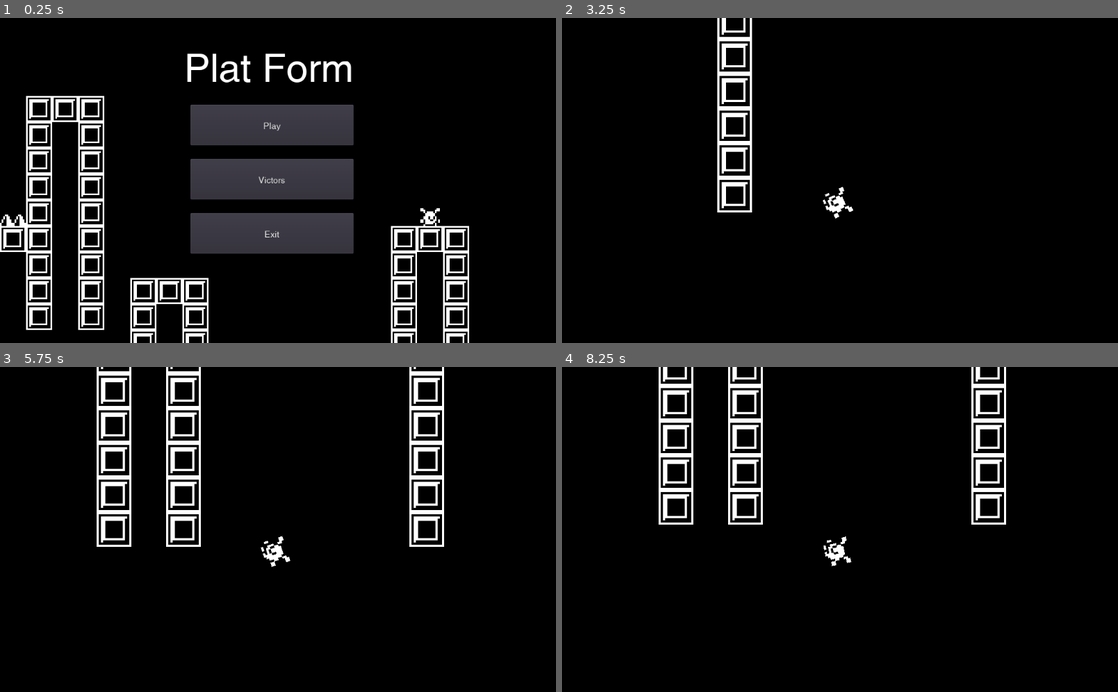
Above: before the commit, frames 1-4 (two rows, left to right).
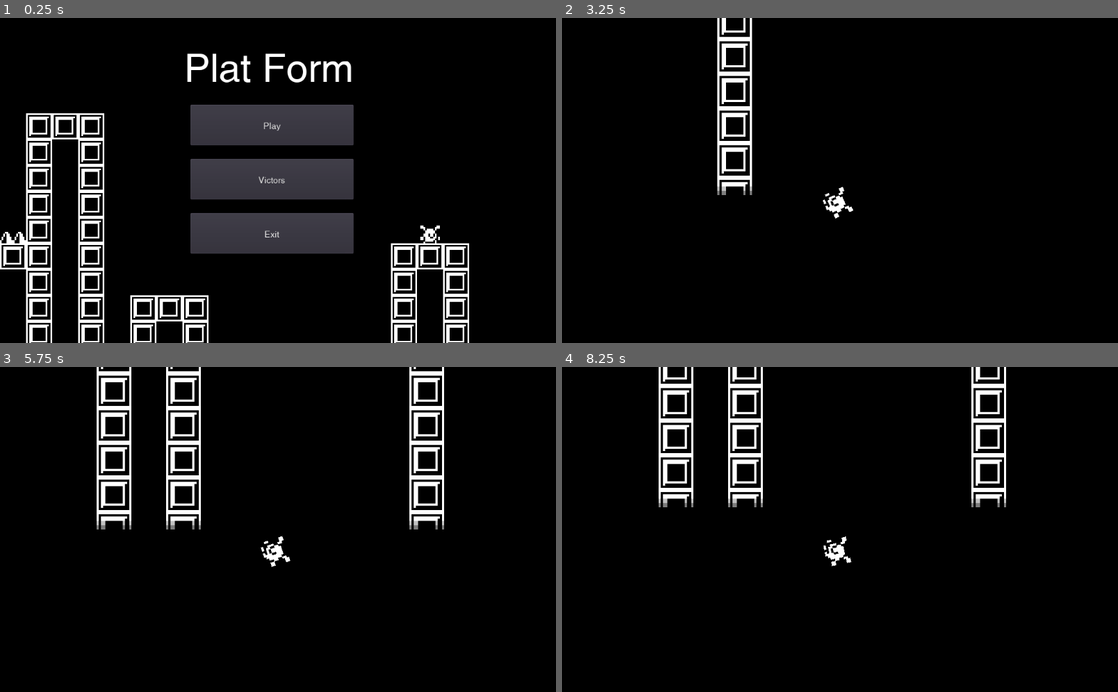
Above: after the commit, the same moments.

Repository: thomasapope/plat-form
Game: Godot game, scene res://scenes/Main.tscn
Two runs of this game, one before a commit and one after it. Both use one fixed random seed, a clock stepped at 60 frames per second and the inputs below.
Inputs (mouse positions are in pixels of both pictures, inside the frame that each line leads up to):
- Up to frame 1 (0.25 s): no input
- Up to frame 2 (3.25 s): click "Play" at 0.5 s; tap Enter at 1.25 s; move the mouse to (962, 164) at 1.27 s; hold D (right) 1.28-2.78 s; click (962, 164) at 1.42 s; tap W (jump) at 1.52, 2.27 s; move the mouse to (728, 196) at 2.02 s; move the mouse to (895, 109) at 2.77 s; hold A (left) from 2.78 s (still down)
- Up to frame 3 (5.75 s): move the mouse to (250, 594) at 3.52 s; release A (left) at 3.53 s; hold D (right) 3.53-5.03 s; click (250, 594) at 3.67 s; tap W (jump) at 3.77, 4.52, 5.27 s; move the mouse to (444, 578) at 4.27 s; move the mouse to (111, 480) at 5.02 s; hold A (left) from 5.03 s (still down)
- Up to frame 4 (8.25 s): move the mouse to (867, 529) at 5.77 s; release A (left) at 5.78 s; hold D (right) 5.78-6.53 s; click (867, 529) at 5.92 s; move the mouse to (756, 448) at 6.52 s; hold A (left) 6.53-8.03 s; tap W (jump) at 6.77, 7.52 s; move the mouse to (962, 513) at 7.27 s; move the mouse to (728, 545) at 8.02 s; hold D (right) from 8.03 s (still down); click (728, 545) at 8.17 s

The runs differ from the first frame. In frame 1, 7.9% of the frame differs, in the area x 0-85%, y 23-100%; in frame 2, 0.2%; in frame 3, 0.6%; in frame 4, 0.6%.

Commit message:
Add Block Fade and .gitignore
Close #10

Diff:
--- a/art/mono_tileset.tres
+++ b/art/mono_tileset.tres
@@ -1,8 +1,11 @@
-[gd_resource type="TileSet" load_steps=3 format=2]
+[gd_resource type="TileSet" load_steps=4 format=2]
 
 [ext_resource path="res://art/monochrome_tilemap_transparent_packed.png" type="Texture" id=1]
 
 [sub_resource type="ConvexPolygonShape2D" id=1]
+points = PoolVector2Array( 16, 16, 0, 16, 0, 0, 16, 0 )
+
+[sub_resource type="ConvexPolygonShape2D" id=2]
 points = PoolVector2Array( 16, 16, 0, 16, 0, 0, 16, 0 )
 
 [resource]
@@ -41,3 +44,24 @@
 1/shape_one_way_margin = 0.0
 1/shapes = [  ]
 1/z_index = 0
+2/name = "monochrome_tilemap_transparent_packed.png 2"
+2/texture = ExtResource( 1 )
+2/tex_offset = Vector2( 0, 0 )
+2/modulate = Color( 1, 1, 1, 1 )
+2/region = Rect2( 176, 16, 16, 16 )
+2/tile_mode = 0
+2/occluder_offset = Vector2( 0, 0 )
+2/navigation_offset = Vector2( 0, 0 )
+2/shape_offset = Vector2( 0, 0 )
+2/shape_transform = Transform2D( 1, 0, 0, 1, 0, 0 )
+2/shape = SubResource( 2 )
+2/shape_one_way = false
+2/shape_one_way_margin = 1.0
+2/shapes = [ {
+"autotile_coord": Vector2( 0, 0 ),
+"one_way": false,
+"one_way_margin": 1.0,
+"shape": SubResource( 2 ),
+"shape_transform": Transform2D( 1, 0, 0, 1, 0, 0 )
+} ]
+2/z_index = 0
--- a/scenes/Main.tscn
+++ b/scenes/Main.tscn
@@ -1,10 +1,11 @@
-[gd_scene load_steps=6 format=2]
+[gd_scene load_steps=7 format=2]
 
 [ext_resource path="res://ui/Swansea72.tres" type="DynamicFont" id=1]
 [ext_resource path="res://ui/UITheme.tres" type="Theme" id=2]
 [ext_resource path="res://scripts/MenuButton.gd" type="Script" id=3]
 [ext_resource path="res://art/character/tile_0281.png" type="Texture" id=4]
 [ext_resource path="res://art/mono_tileset.tres" type="TileSet" id=5]
+[ext_resource path="res://scripts/Helper/VersionLabel.gd" type="Script" id=6]
 
 [node name="Main" type="Control"]
 __meta__ = {
@@ -23,6 +24,11 @@
 __meta__ = {
 "_edit_use_anchors_": false
 }
+
+[node name="Version" type="Label" parent="Label"]
+margin_right = 40.0
+margin_bottom = 9.0
+script = ExtResource( 6 )
 
 [node name="VBoxContainer" type="VBoxContainer" parent="."]
 margin_left = 351.0
@@ -72,11 +78,13 @@
 action = "exit"
 
 [node name="TileMap" type="TileMap" parent="."]
+position = Vector2( 0, 32 )
 scale = Vector2( 3, 3 )
 tile_set = ExtResource( 5 )
 cell_size = Vector2( 16, 16 )
+cell_custom_transform = Transform2D( 64, 32, 0, 64, 0, 0 )
 format = 1
-tile_data = PoolIntArray( 196609, 0, 0, 196610, 0, 0, 196611 …(414 unchanged characters)… 720903, 0, 0, 720911, 0, 0, 720913, 0, 0, 786437, 0, 0, 786439, 0, 0, 786447, 0, 0, 786449, 0, 0 )
+tile_data = PoolIntArray( 196609, 0, 0, 196610, 0, 0, 196611 …(414 unchanged characters)… 720903, 0, 0, 720911, 0, 0, 720913, 0, 0 )
 
 [node name="Sprite" type="Sprite" parent="TileMap"]
 position = Vector2( 264, 120 )
--- a/scripts/Helper/TileMapReplacer.gd
+++ b/scripts/Helper/TileMapReplacer.gd
@@ -17,8 +17,17 @@
 		var id = tm.get_cell(pos.x, pos.y)
 #		var name = ts.tile_get_name(id)
 #		if name == "1":
-		if id == placeholder_tile_id:
-			var node = node_PlaceholderReplacer.instance()
-			node.set_position(Vector2( pos.x * sizex + (0.5*sizex), pos.y * sizey + (0.5*sizey)))
-			add_child(node)
-			tm.set_cell(pos.x, pos.y, -1) #this line remove the tile in TileMap
+		match id:
+			placeholder_tile_id:
+#		if id == placeholder_tile_id:
+				var node = node_PlaceholderReplacer.instance()
+				node.set_position(Vector2( pos.x * sizex + (0.5*sizex), pos.y * sizey + (0.5*sizey)))
+				add_child(node)
+				tm.set_cell(pos.x, pos.y, -1) #this line remove the tile in TileMap
+			0: #Basic block
+				#Check if it should be changed to a half block
+				if tm.get_cell(pos.x, pos.y - 1) == 0 && tm.get_cell(pos.x, pos.y + 1) == INVALID_CELL: # Check above and below
+					if tm.get_cell(pos.x - 1, pos.y) == 0 || tm.get_cell(pos.x + 1, pos.y) == 0: # Check left and right
+						continue
+					else:
+						tm.set_cell(pos.x, pos.y, 2)
--- /dev/null
+++ b/scripts/Helper/VersionLabel.gd
@@ -0,0 +1,5 @@
+extends Label
+
+
+func _ready():
+	text = ""
Binary file changed: art/monochrome_tilemap_transparent_packed.png
Not shown, changed: export_presets.cfg
Not shown, added: .gitignore
